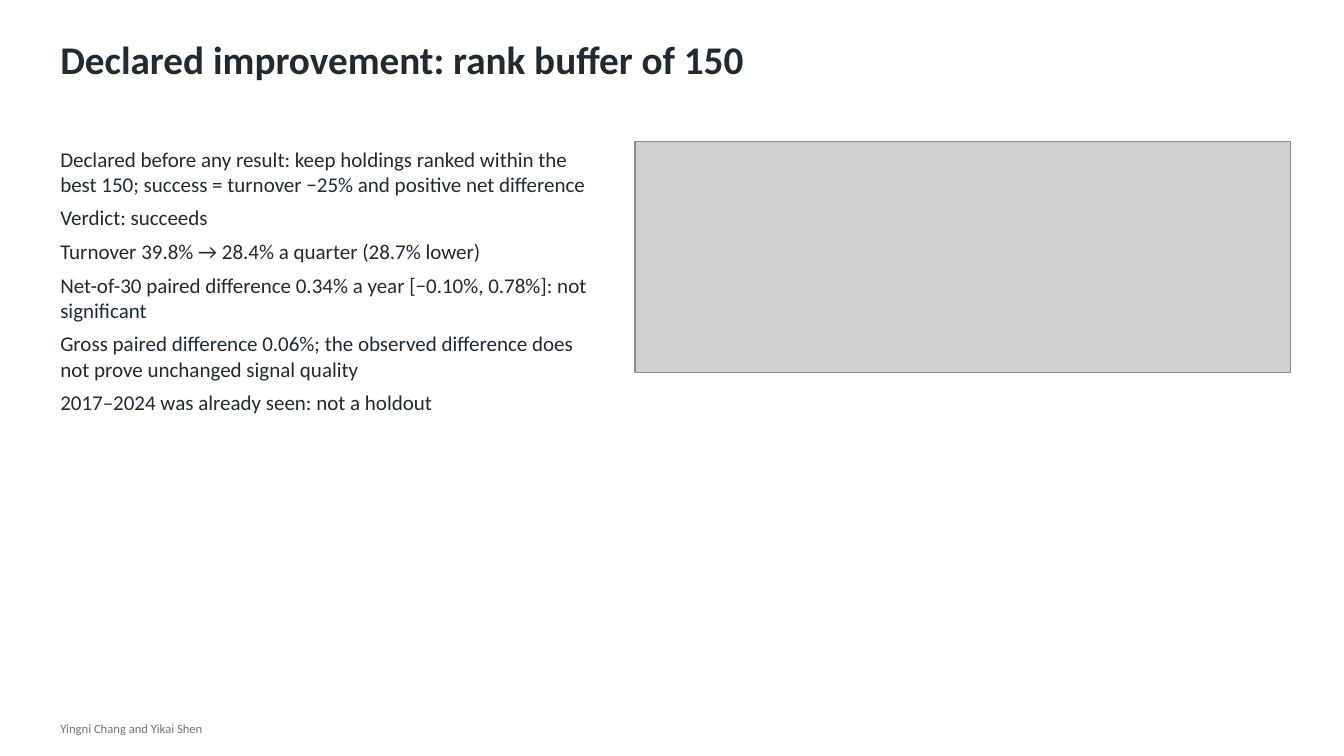
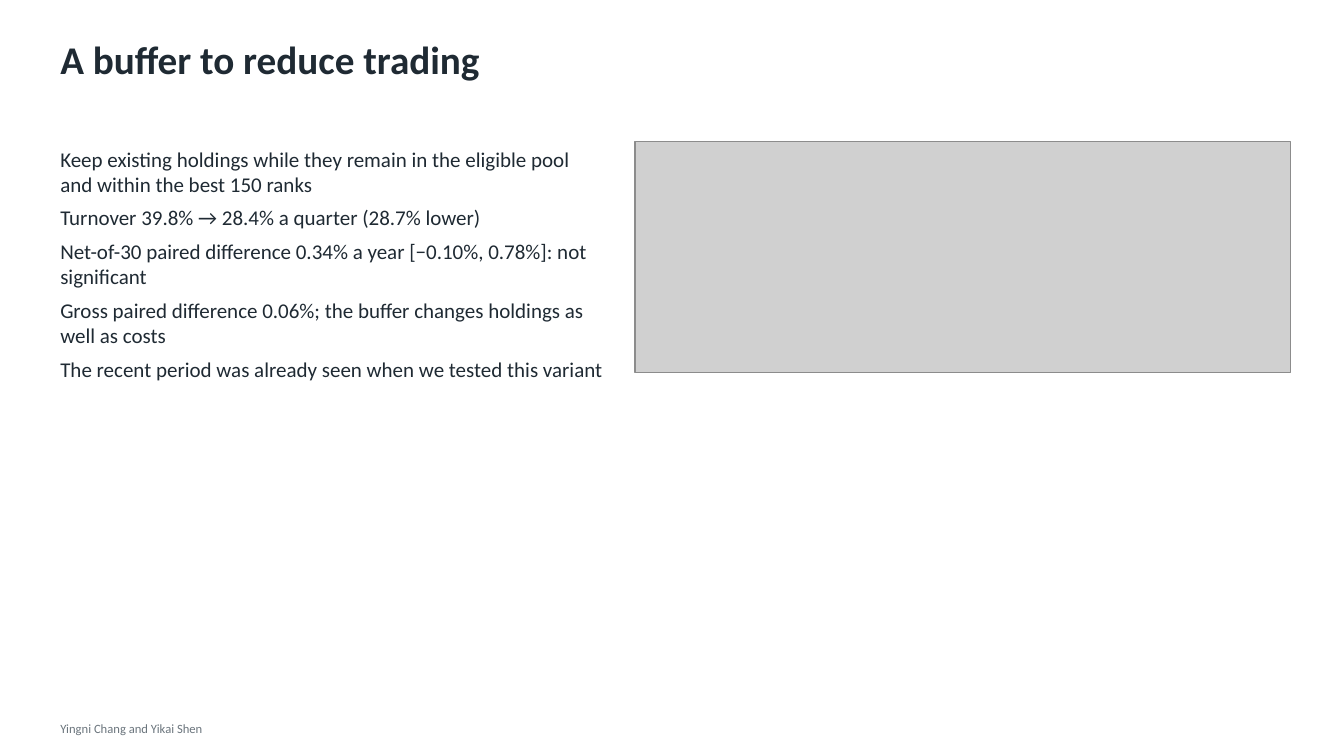
Before and after one commit to yingnichang/MTH9897, a slide deck: slide 16 of Final/presentation/conservative_formula.pptx. Drawn at 1344x756 pixels with LibreOffice and Linux fonts; fonts in the diff are those of the drawing; grey boxes stand for pictures. Boxes give left, top, right and bottom in pixels: in the first picture for what was removed or moved away, otherwise in the second. Text is boxed around its words. In the diff, an @@ line names an element or a change of style, - is before the commit and + after.

```diff
--- a/Final/presentation/conservative_formula.pptx
+++ b/Final/presentation/conservative_formula.pptx
@@ text at bbox=[60, 46, 479, 81]: text changed @@
-Declared improvement: rank buffer of 150
+A buffer to reduce trading
@@ text at bbox=[60, 152, 569, 192]: text changed @@
-Declared before any result: keep holdings ranked within the best 150; success = turnover −25% and positive net difference
-Verdict: succeeds
+Keep existing holdings while they remain in the eligible pool and within the best 150 ranks
@@ text at bbox=[60, 303, 602, 381]: text changed @@
-Gross paired difference 0.06%; the observed difference does not prove unchanged signal quality
-2017–2024 was already seen: not a holdout
+Gross paired difference 0.06%; the buffer changes holdings as well as costs
+The recent period was already seen when we tested this variant
```
Also in this commit, not shown: 17 other slides changed, 11 other files.
